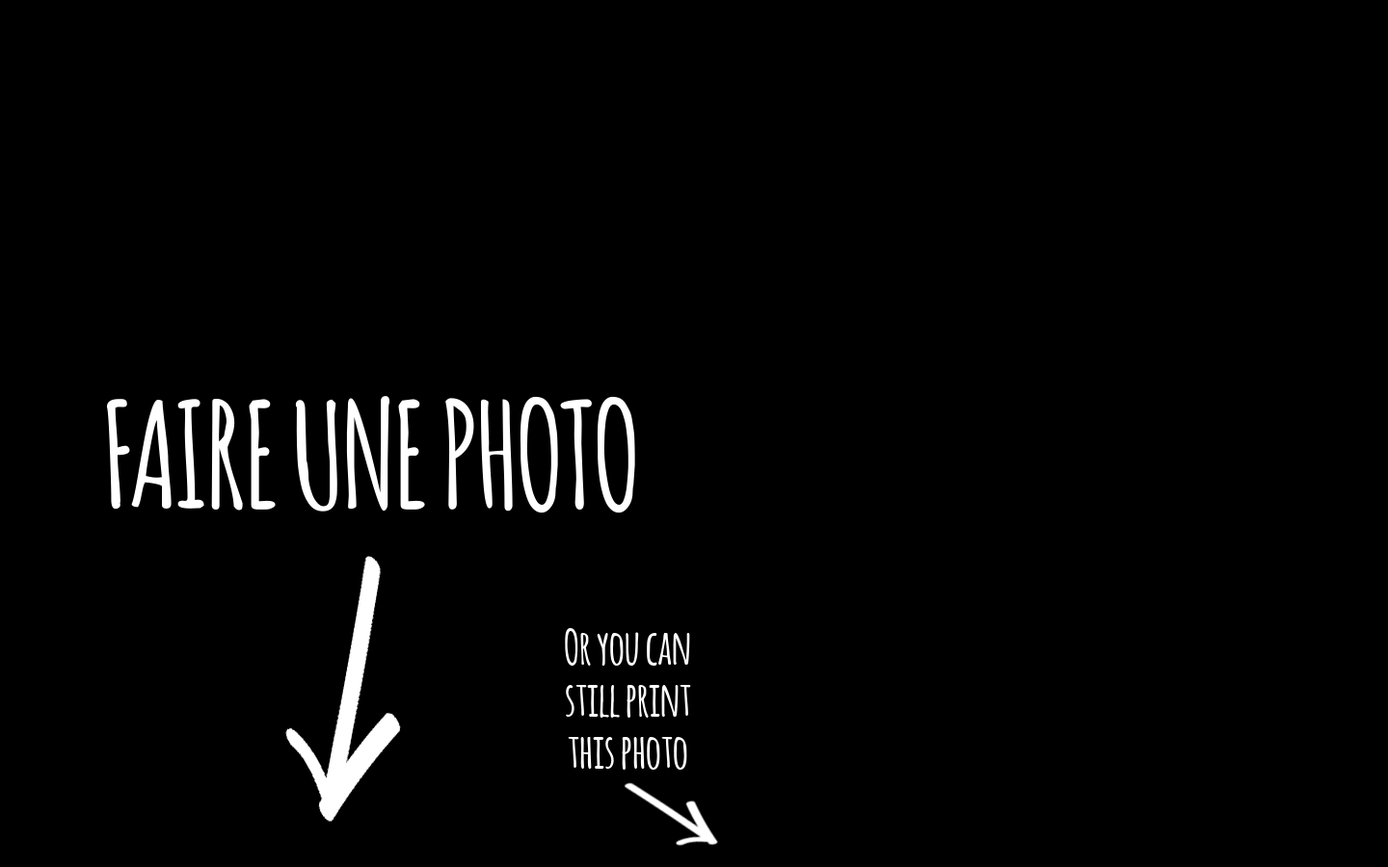
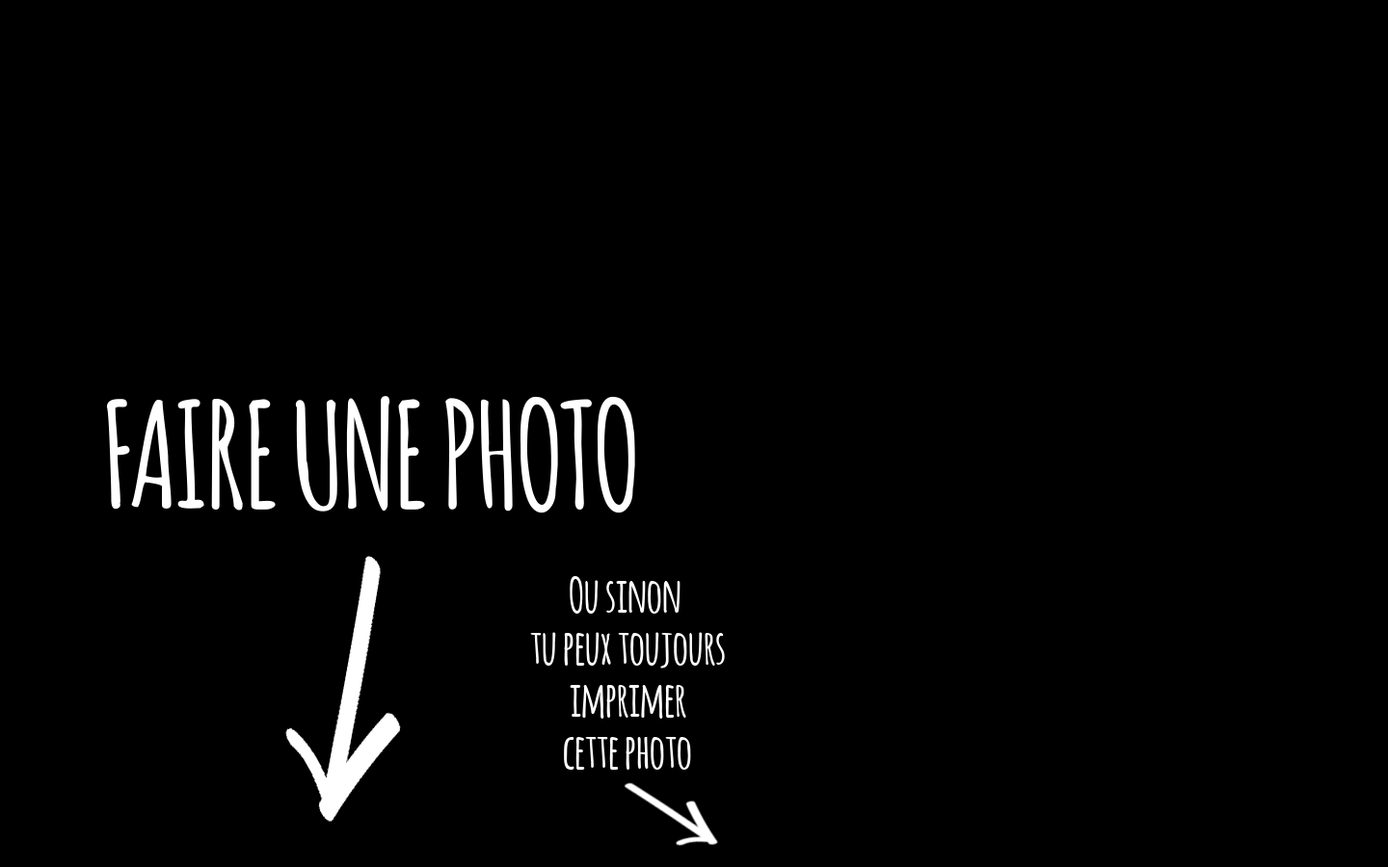
Comparing the layer stacks of the two 1388×867 images. Changes:
added group "FR" with 2 layers above "EN" over [529, 576, 725, 770]
showed "Ou sinon ...", moved it into group "FR" over [529, 576, 725, 770]
moved "Or you can.." into group "EN" over [564, 628, 691, 770]
